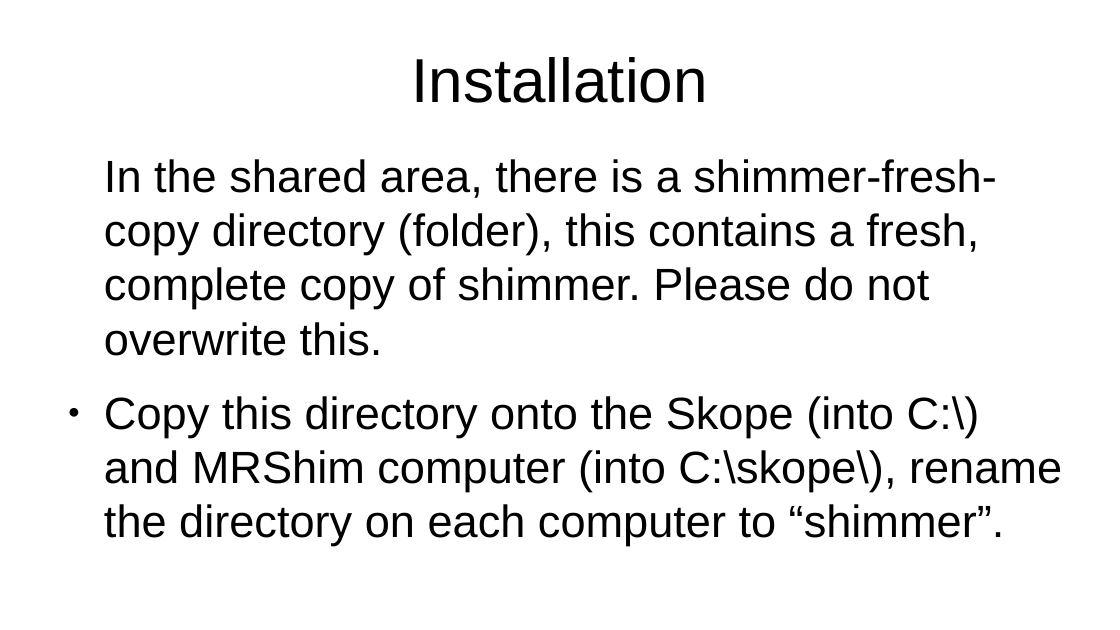
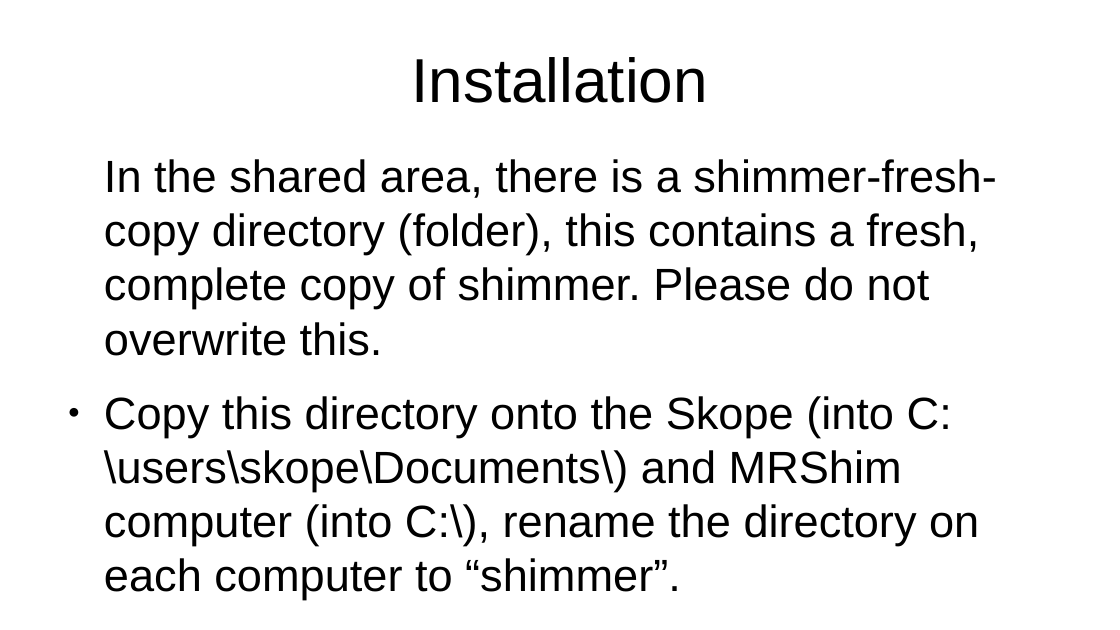
Before and after one commit to seventeenmagpie/skope-mrshim, a slide deck: slide 5 of shimmer/docs/user_guide_with_images.odp. Drawn at 1120x630 pixels with LibreOffice and Linux fonts; fonts in the diff are those of the drawing. Boxes give left, top, right and bottom in pixels: in the first picture for what was removed or moved away, otherwise in the second. Text is boxed around its words. In the diff, an @@ line names an element or a change of style, - is before the commit and + after.

```diff
--- a/shimmer/docs/user_guide_with_images.odp
+++ b/shimmer/docs/user_guide_with_images.odp
@@ text at (104, 396, 979, 600): text changed @@
-● Copy this directory onto the Skope (into C:\) and MRShim computer (into C:\skope\), rename the directory on each computer to “shimmer”.
+● Copy this directory onto the Skope (into C:\users\skope\Documents\) and MRShim computer (into C:\), rename the directory on each computer to “shimmer”.
```
Also in this commit, not shown: 6 other slides changed, 1 slide added, 6 other files.
